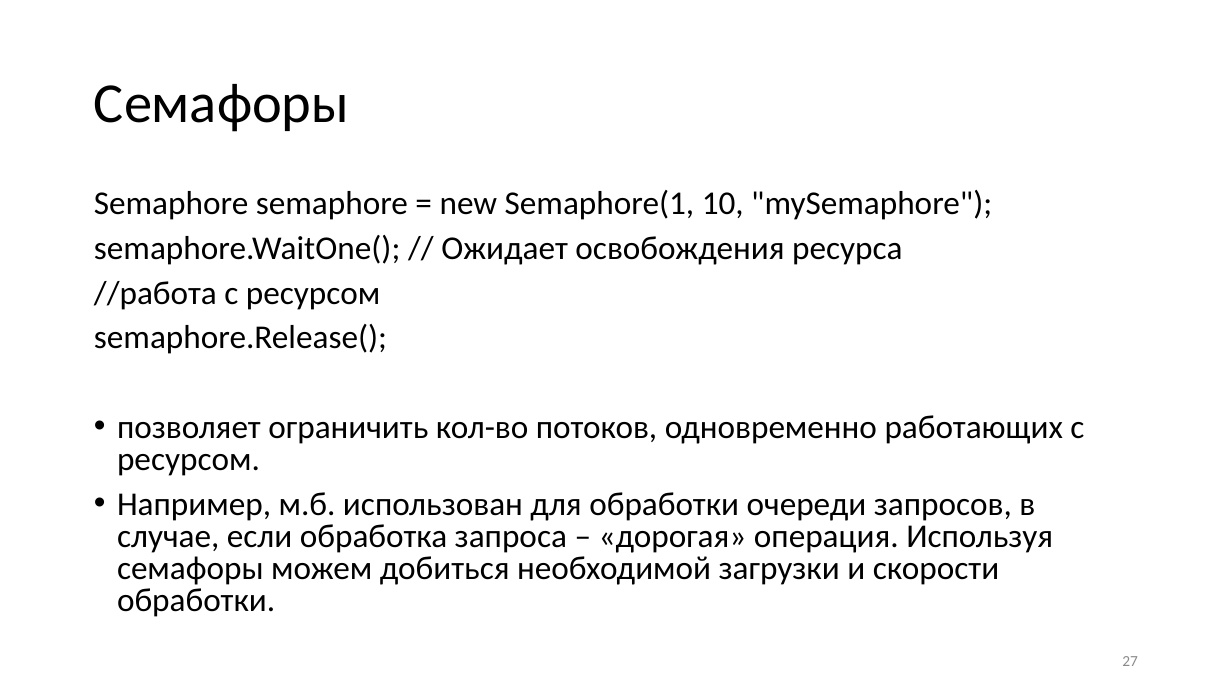
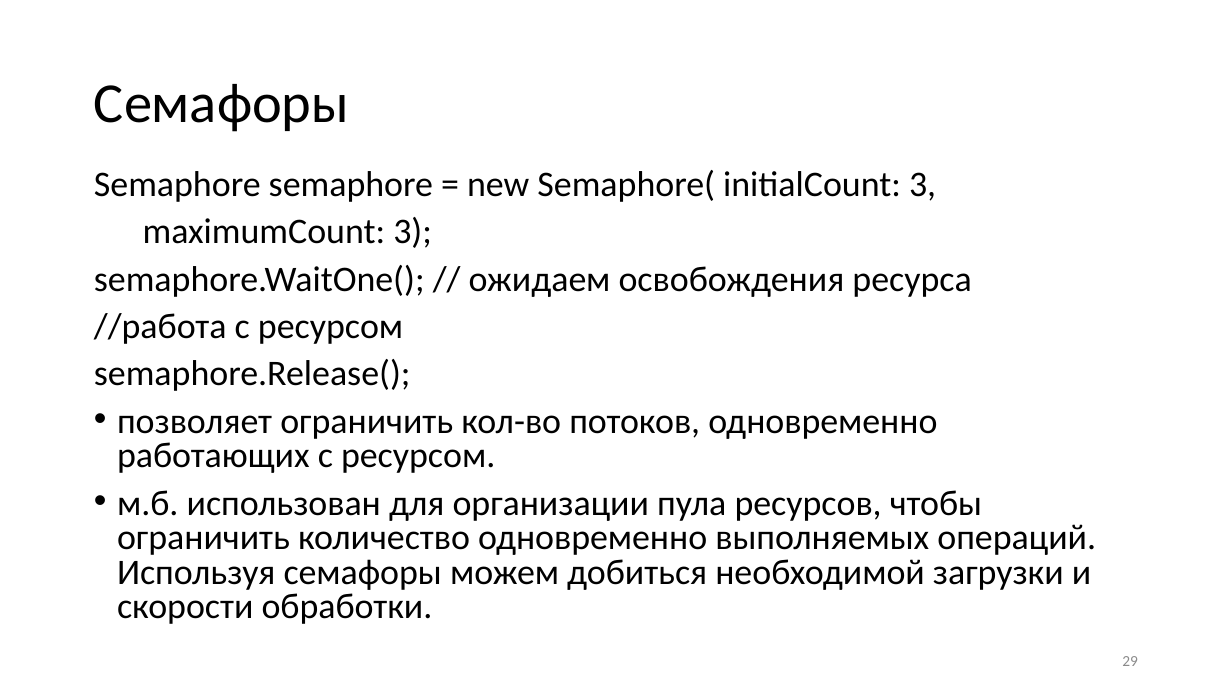
Before and after one commit to blockin90/Programming_PIB, a slide deck: slide 29 of Лекции/3 семестр/Часть 3/Программирование лекция 3.3.pptx (slide 27 before the commit). Drawn at 1232x693 pixels with LibreOffice and Linux fonts; fonts in the diff are those of the drawing. Boxes give left, top, right and bottom in pixels: in the first picture for what was removed or moved away, otherwise in the second. Text is boxed around its words. In the diff, an @@ line names an element or a change of style, - is before the commit and + after.

```diff
--- a/Лекции/3 семестр/Часть 3/Программирование лекция 3.3.pptx
+++ b/Лекции/3 семестр/Часть 3/Программирование лекция 3.3.pptx
@@ text "Semaphore semaphore = new Semaphore( ...": place and size @@
-text "Semaphore semaphore = new Semaphore( ..." at box(94, 190, 1084, 617)
+text "Semaphore semaphore = new Semaphore( ..." at box(94, 170, 1096, 624)
@@ text at box(94, 170, 971, 297): text changed; size 25.9 to 28 pt @@
-Semaphore semaphore = new Semaphore(1, 10, "mySemaphore");
-semaphore.WaitOne(); // Ожидает освобождения ресурса
+Semaphore semaphore = new Semaphore( initialCount: 3,
+maximumCount: 3);
+semaphore.WaitOne(); // ожидаем освобождения ресурса
@@ text at box(94, 313, 937, 473): size 25.9 to 28 pt in "//работа с ресурсом", "semaphore.Release();", "позволяет ограничить кол-во потоков, одновременно работающих ..." @@
@@ text at box(117, 490, 1096, 624): text changed; size 25.9 to 28 pt @@
-• Например, м.б. использован для обработки очереди запросов, в случае, если обработка запроса – «дорогая» операция. Используя семафоры можем добиться необходимой загрузки и скорости обработки.
+• м.б. использован для организации пула ресурсов, чтобы ограничить количество одновременно выполняемых операций. Используя семафоры можем добиться необходимой загрузки и скорости обработки.
@@ page number at box(1122, 656, 1138, 666): text changed @@
-27
+29
```
Also in this commit, not shown: 4 other slides changed, 8 slides added, 1 slide removed.
